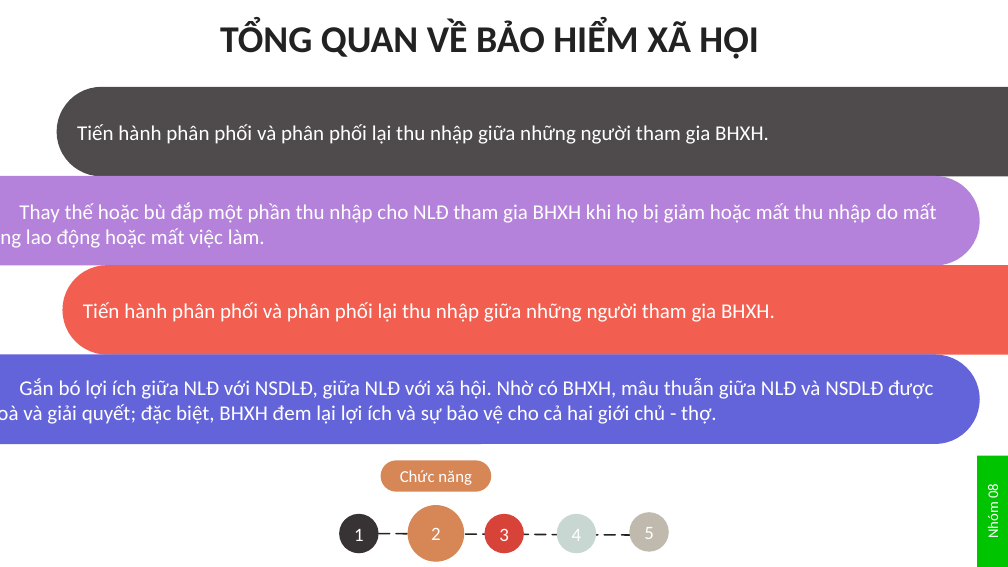
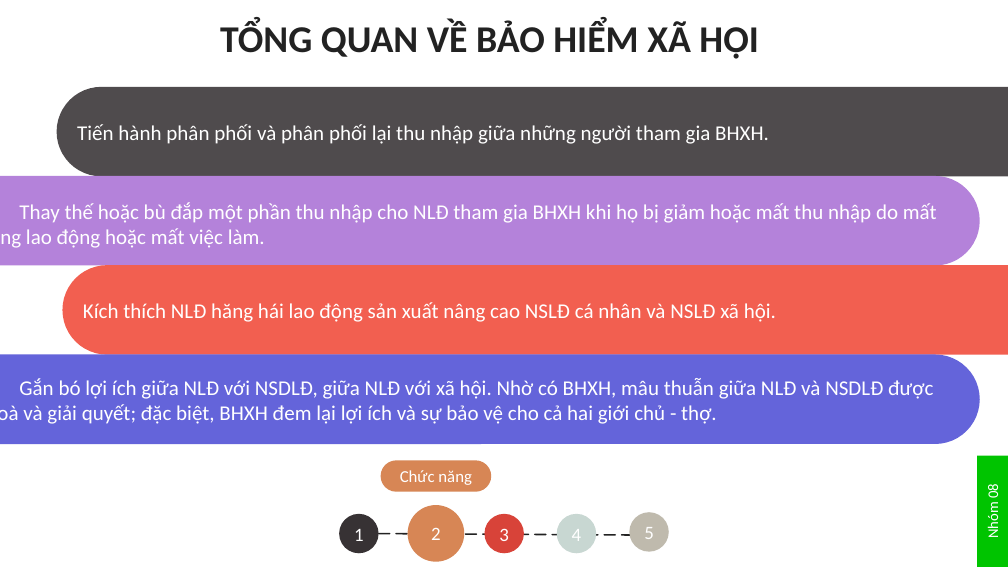
Before and after one commit to Banh-Mi/N8, a slide deck: slide 13 of data/Nhóm_08_BHXH.pptx. Drawn at 1008x567 pixels with LibreOffice and Linux fonts; fonts in the diff are those of the drawing. Boxes give left, top, right and bottom in pixels: in the first picture for what was removed or moved away, otherwise in the second. Text is boxed around its words. In the diff, an @@ line names an element or a change of style, - is before the commit and + after.

```diff
--- a/data/Nhóm_08_BHXH.pptx
+++ b/data/Nhóm_08_BHXH.pptx
@@ text in rounded rectangle at (x1=83, y1=302, x2=776, y2=322): text changed @@
-Tiến hành phân phối và phân phối lại thu nhập giữa những người tham gia BHXH.
+Kích thích NLĐ hăng hái lao động sản xuất nâng cao NSLĐ cá nhân và NSLĐ xã hội.
```
Also in this commit, not shown: 4 other slides changed, 1 other file.
